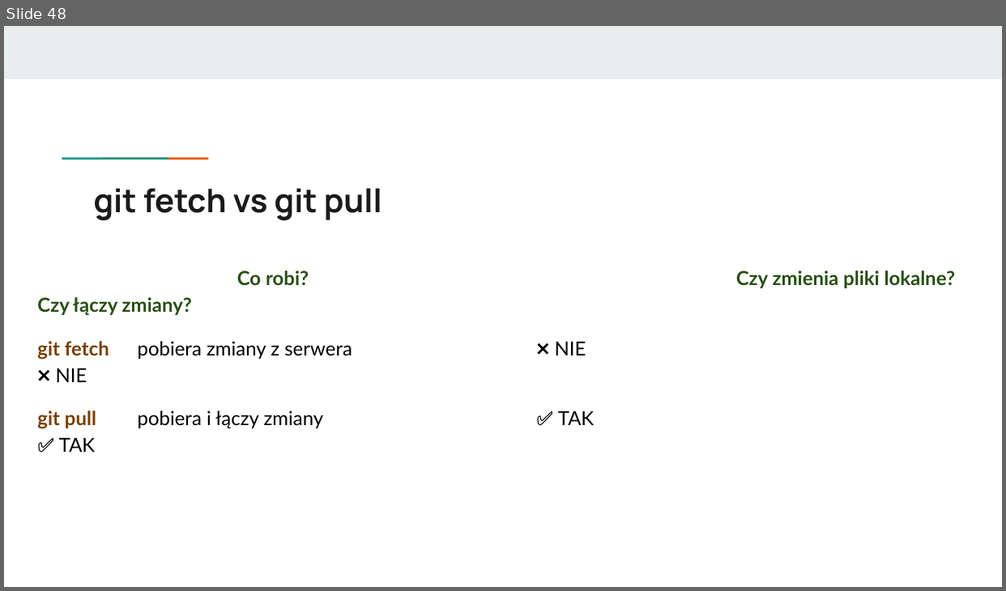
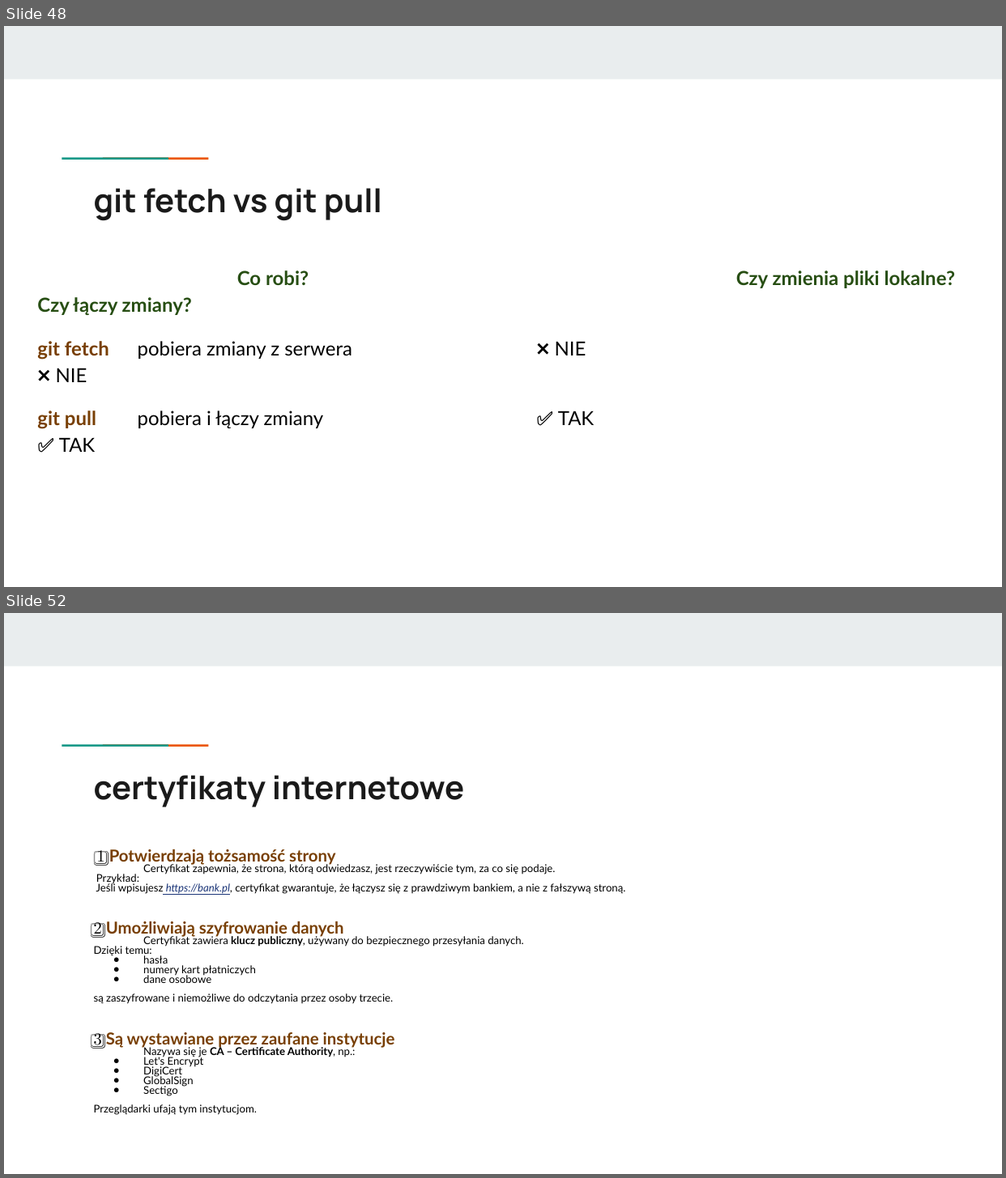
Before and after one commit to KasiaKasia/PRZEDMIOTY, a slide deck: ZASTOSOWANIE_INFORMATYKI/1A-gr_2/Zastosowanie informatyki - 1A gr. 2-plik2.pptx. Shown one above the other, each under a label of ours: slide 48 before the commit, slides 48 and 52 after it; the slides between them are not shown. The pictures are 1006x591 and 1006x1178 pixels, drawn with LibreOffice and Linux fonts; fonts in the diff are those of the drawing. Boxes give left, top, right and bottom in pixels: in the first picture for what was removed or moved away, otherwise in the second. Text is boxed around its words. In the diff, an @@ line names an element or a change of style, - is before the commit and + after.

```diff
--- a/ZASTOSOWANIE_INFORMATYKI/1A-gr_2/Zastosowanie informatyki - 1A gr. 2-plik2.pptx
+++ b/ZASTOSOWANIE_INFORMATYKI/1A-gr_2/Zastosowanie informatyki - 1A gr. 2-plik2.pptx
@@ slide 52 added at (4, 613, 1002, 1174), background #FFFFFF; not listed: 3 template elements that a slide beside it also shows @@
@@ title added at (94, 775, 464, 807), 23.4 pt, text #1A1A1A, bold @@
+certyfikaty internetowe
@@ text added at (94, 850, 625, 1115), 7.7 pt, text #000000 @@
+1️⃣ Potwierdzają tożsamość strony
+Certyfikat zapewnia, że strona, którą odwiedzasz, jest rzeczywiście tym, za co się podaje.
+Przykład:
+Jeśli wpisujesz https://bank.pl, certyfikat gwarantuje, że łączysz się z prawdziwym bankiem, a nie z fałszywą stroną.
+2️⃣ Umożliwiają szyfrowanie danych
+Certyfikat zawiera klucz publiczny, używany do bezpiecznego przesyłania danych.
+Dzięki temu:
+● hasła
+● numery kart płatniczych
+● dane osobowe
+są zaszyfrowane i niemożliwe do odczytania przez osoby trzecie.
+3️⃣ Są wystawiane przez zaufane instytucje
+Nazywa się je CA – Certificate Authority, np.:
+● Let's Encrypt
+● DigiCert
+● GlobalSign
+● Sectigo
+Przeglądarki ufają tym instytucjom.
```
Also in this commit, not shown: 14 other slides added, 1 other file.
